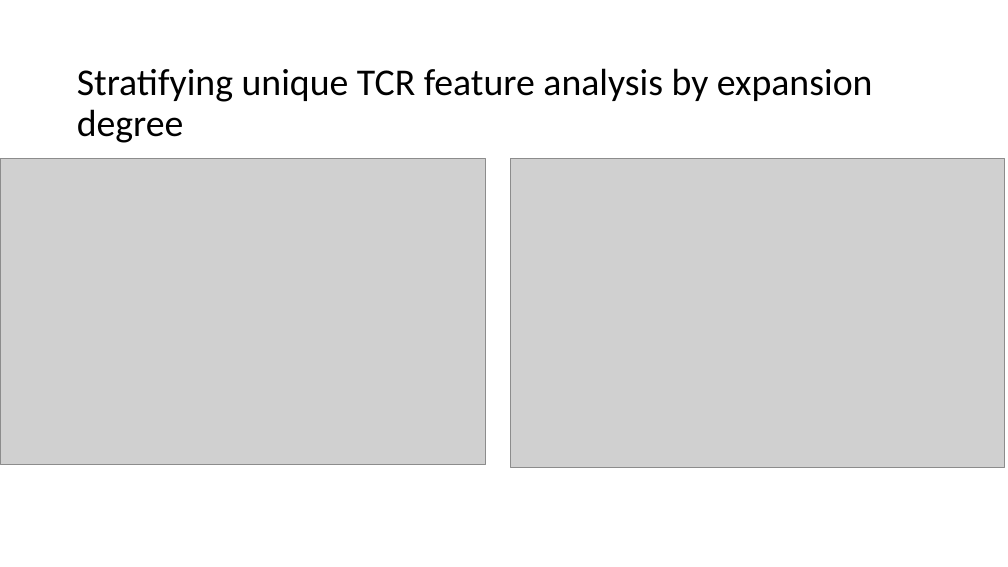
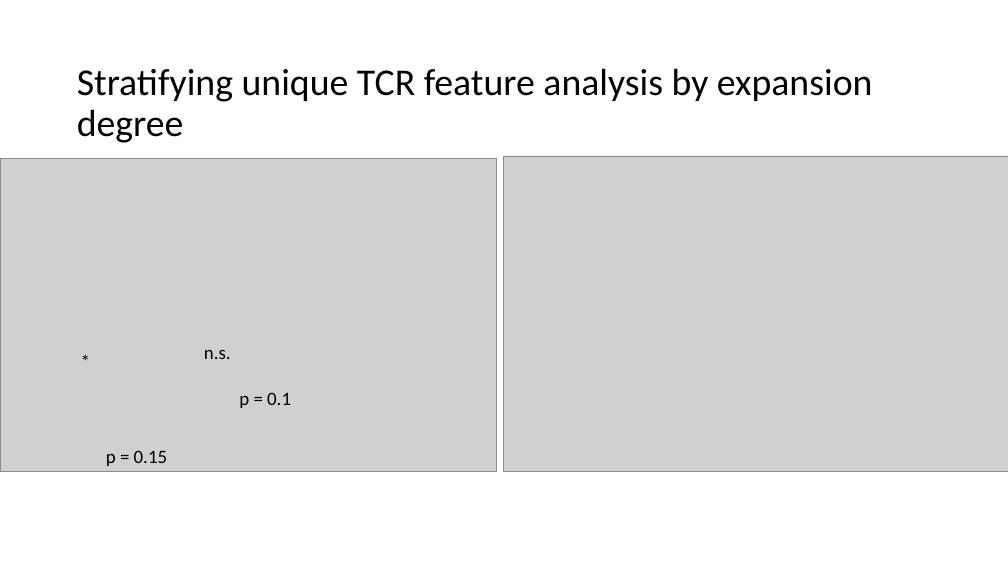
Before and after one commit to tybottorff/bottorffdocs, a slide deck: slide 6 of linsley_postdoc/presentations/weekly_meetings/11_9_23.pptx. Drawn at 1008x567 pixels with LibreOffice and Linux fonts; fonts in the diff are those of the drawing; grey boxes stand for pictures. Boxes give left, top, right and bottom in pixels: in the first picture for what was removed or moved away, otherwise in the second. Text is boxed around its words. In the diff, an @@ line names an element or a change of style, - is before the commit and + after.

```diff
--- a/linsley_postdoc/presentations/weekly_meetings/11_9_23.pptx
+++ b/linsley_postdoc/presentations/weekly_meetings/11_9_23.pptx
@@ picture: place and size @@
-picture at box(0, 159, 486, 465)
+picture at box(0, 159, 497, 472)
@@ picture: place and size @@
-picture at box(510, 159, 1004, 467)
+picture at box(503, 156, 1008, 471)
@@ text added at box(73, 346, 107, 377), 18 pt, text #000000 @@
+*
@@ text added at box(204, 350, 231, 359), 18 pt, text #000000 @@
+n.s.
@@ text added at box(239, 392, 291, 408), 18 pt, text #000000 @@
+p = 0.1
@@ text added at box(106, 450, 167, 466), 18 pt, text #000000 @@
+p = 0.15
```
Also in this commit, not shown: 7 other slides changed.
